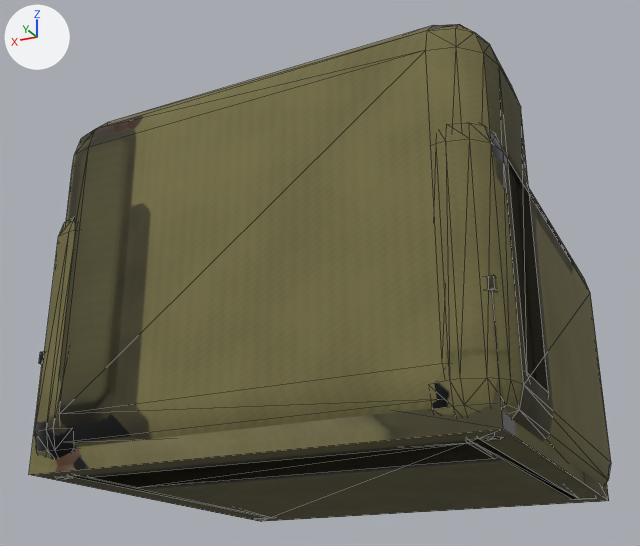
The FBX model art/house/v2/fbx/H_Armchair.fbx, before and after one commit.
The view is the same before and after, from a 50 mm lens placed at (-3.47, 7.47, -1.2), pointed at (0.14, 0.23, 2.06). Arrows for +X, +Y and +Z are at upper left; the lights stay in place. The picture after the commit comes second. Mesh edges are drawn as thin lines.

In view in the first picture: 'H_Armchair'.
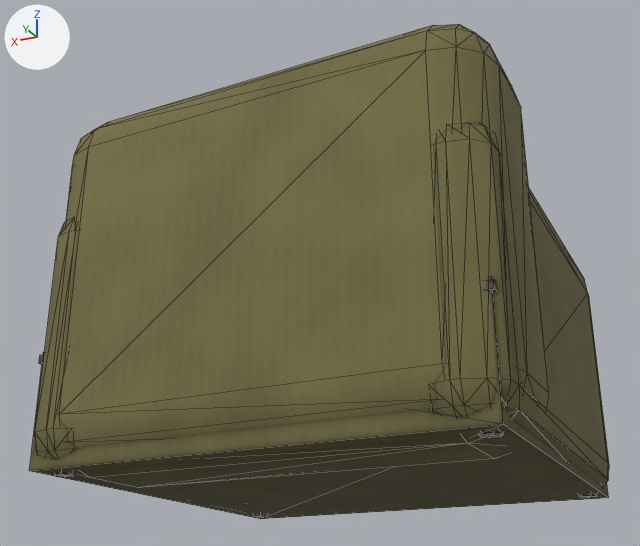
What differs and where, as boxes [x1, y1, x2, y2] in the pictures (640 x 546 px; the box of a moved part takes in the faces that stretch with it):
'H_Armchair', reshaped: before [29, 24, 611, 522]; after [29, 24, 609, 519]
part 1 of me_h_armchair, moved or reshaped: before [39, 275, 495, 363]; after [39, 279, 495, 363]
part 2 of me_h_armchair, moved or reshaped: before [481, 436, 502, 441]; after [479, 431, 504, 438]
part 3 of me_h_armchair, moved or reshaped: before [600, 483, 609, 500]; after [603, 483, 609, 498]
part 4 of me_h_armchair, moved or reshaped: before [402, 290, 609, 501]; after [414, 276, 608, 497]
part 5 of me_h_armchair, moved or reshaped: before [260, 429, 608, 522]; after [261, 425, 608, 519]
part 6 of me_h_armchair, moved or reshaped: before [29, 364, 502, 521]; after [29, 352, 503, 519]
part 7 of me_h_armchair, moved or reshaped (not visible afterwards): before [471, 439, 579, 500]
part 8 of me_h_armchair, moved or reshaped (not visible afterwards): before [72, 476, 270, 518]
part 9 of me_h_armchair, moved or reshaped (not visible before): after [591, 317, 609, 472]
part 10 of me_h_armchair, moved or reshaped: before [529, 189, 590, 291]; after [529, 189, 607, 451]
part 11 of me_h_armchair, moved or reshaped: before [511, 293, 611, 480]; after [506, 293, 608, 480]
part 12 of me_h_armchair, moved or reshaped: before [491, 136, 590, 385]; after [484, 126, 587, 385]
part 13 of me_h_armchair, surface changed: [29, 24, 609, 518] in both

The change, as a diff of the scene's bpy script:
```diff
--- a/art/house/v2/fbx/H_Armchair.fbx.py
+++ b/art/house/v2/fbx/H_Armchair.fbx.py
@@ me_h_armchair @@
 me_h_armchair.from_pydata(...)  # 416 vertices, 792 faces; spans x -2.1..2.1, y -2.0..2.0, z 0.0..3.4
 # used by ob_h_armchair; location = (0.0, 0.0, 0.0)
+# me_h_armchair part 1: the 1 vertex in x 2.02, y 1.92, z 1.05 is moved by (0.0, 0.0, -0.03)
+# me_h_armchair part 2: 7 of the vertices in x -1.93..-1.77, y 1.58..1.72, z 0.0 are moved by (0.0, 0.0, 0.02)
+# me_h_armchair part 3: the 1 vertex in x -2.0, y -1.9, z 0.0 is moved by (0.0, 0.0, 0.03)
+# me_h_armchair part 4: the 1 vertex in x -2.0, y 1.9, z 0.0 is moved by (0.0, 0.0, 0.03)
+# me_h_armchair part 5: the 1 vertex in x 2.0, y -1.9, z 0.0 is moved by (0.0, 0.0, 0.03)
+# me_h_armchair part 6: the 1 vertex in x 2.0, y 1.9, z 0.0 is moved by (0.0, 0.0, 0.03)
+# me_h_armchair part 7: all 2 vertices in x -1.77..-1.69, y 1.67, z 0.0 are moved by (0.0, 0.0, 0.06)
+# me_h_armchair part 8: all 2 vertices in x 1.69..1.77, y 1.67, z 0.0 are moved by (0.0, 0.0, 0.06)
+# me_h_armchair part 9: the 1 vertex in x -2.1, y -1.67, z 0.33 is moved by (0.03, 0.0, 0.0)
+# me_h_armchair part 10: the 1 vertex in x -2.1, y -1.67, z 2.12 is moved by (0.03, 0.0, 0.0)
+# me_h_armchair part 11: the 1 vertex in x -2.1, y 1.67, z 0.33 is moved by (0.03, 0.0, 0.0)
+# me_h_armchair part 12: the 1 vertex in x -2.1, y 1.67, z 2.12 is moved by (0.03, 0.0, 0.0)
+# me_h_armchair part 13: 567 kept faces spanning x -2.1..2.1, y -2.0..2.0, z 0.02..3.4 get new texture (UV) coordinates
 me_h_armchair.materials.append(mat_h_chairs)
```
